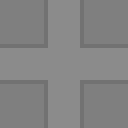
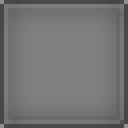
Layered file, before and after one edit (128x128). Changes by layer:
removed layer "MetalFloor.psd" over left=0, top=0, right=128, bottom=128
added layer "Layer 4" above "Layer 1" over left=0, top=0, right=128, bottom=128
added layer "Background" over left=0, top=0, right=128, bottom=128
